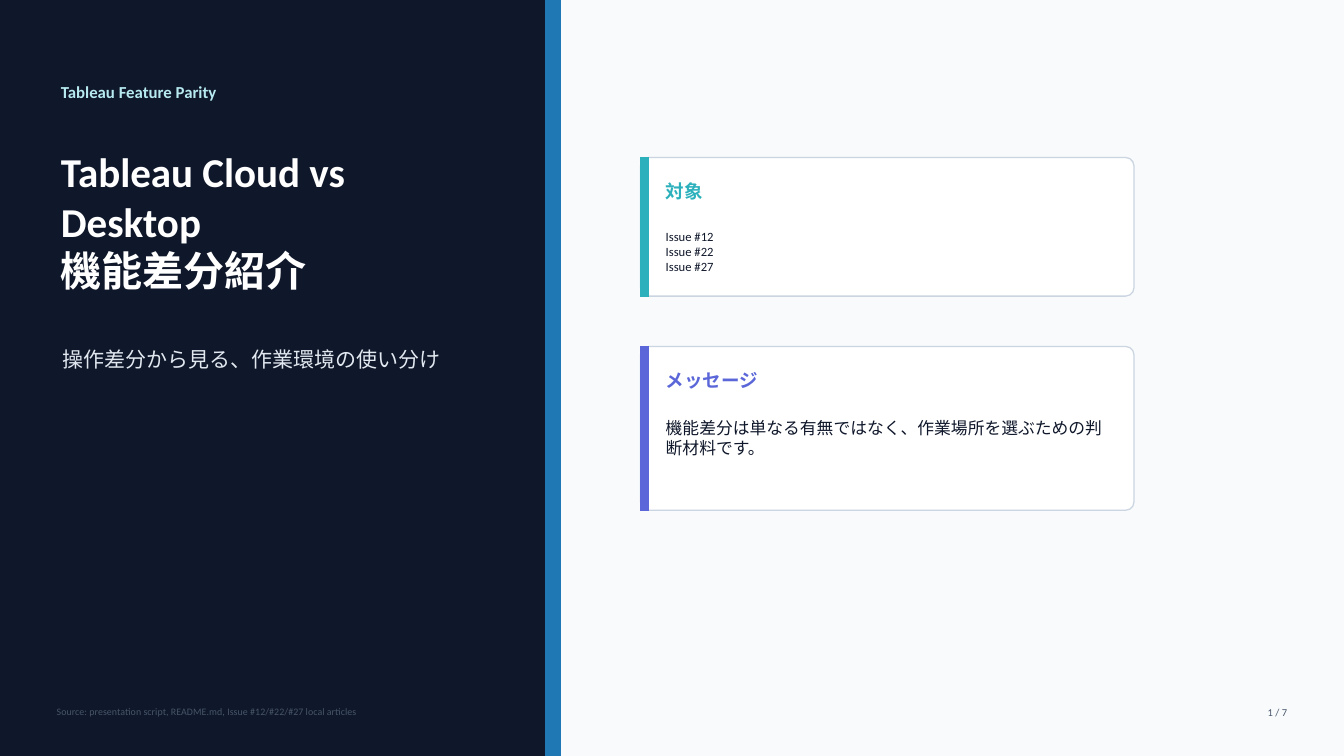
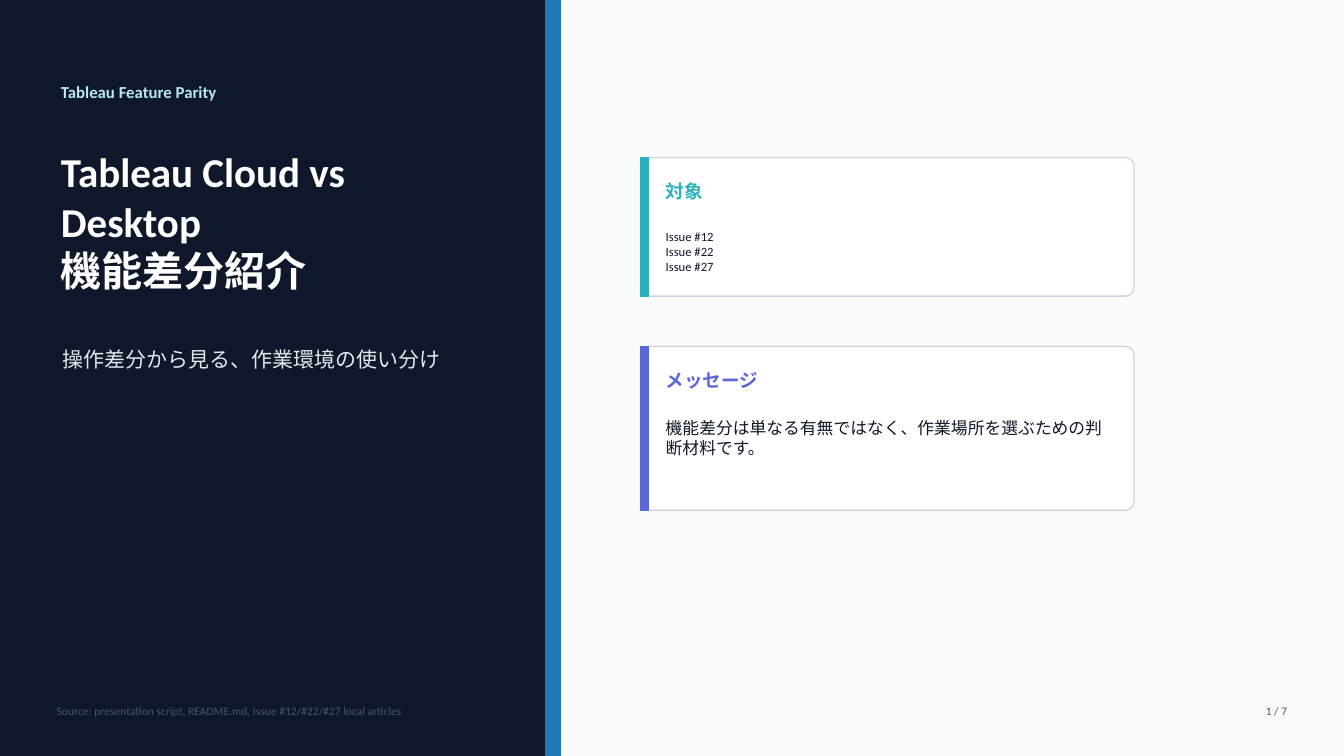
Before and after one commit to mickitty0511/tableau-feature-parity, a slide deck: slide 1 of docs/tech-posts/post/tableau-cloud-vs-desktop-feature-diff-summary.pptx. Drawn at 1344x756 pixels with LibreOffice and Linux fonts; fonts in the diff are those of the drawing. Boxes give left, top, right and bottom in pixels: in the first picture for what was removed or moved away, otherwise in the second. Text is boxed around its words. In the diff, an @@ line names an element or a change of style, - is before the commit and + after.

Commit message:
docs: improve presentation text readability

```diff
--- a/docs/tech-posts/post/tableau-cloud-vs-desktop-feature-diff-summary.pptx
+++ b/docs/tech-posts/post/tableau-cloud-vs-desktop-feature-diff-summary.pptx
@@ text "Source: presentation script, README.md, Issue ..." at (x1=57, y1=707, x2=402, y2=717): size 7.1 to 8.2 pt @@
@@ text "1 / 7" at (x1=1266, y1=707, x2=1287, y2=715): size 7.5 to 8.2 pt @@
```
Also in this commit, not shown: 6 other slides changed, 4 other files.
